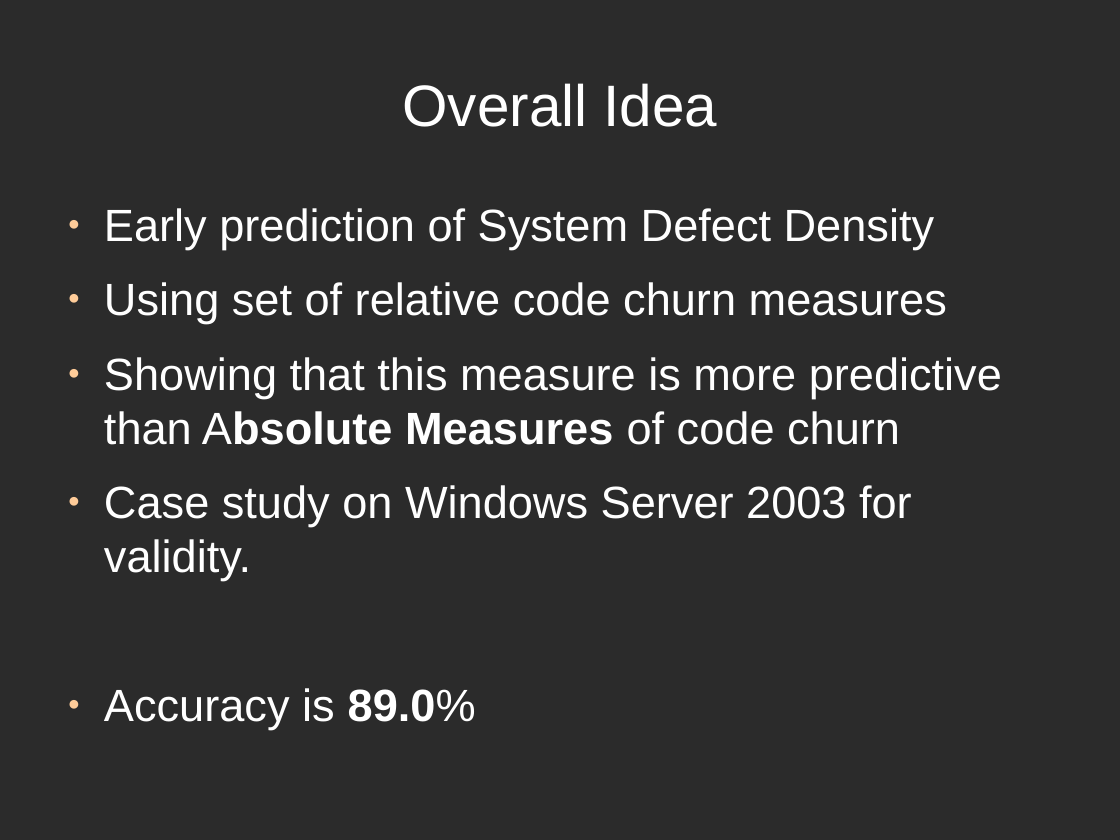
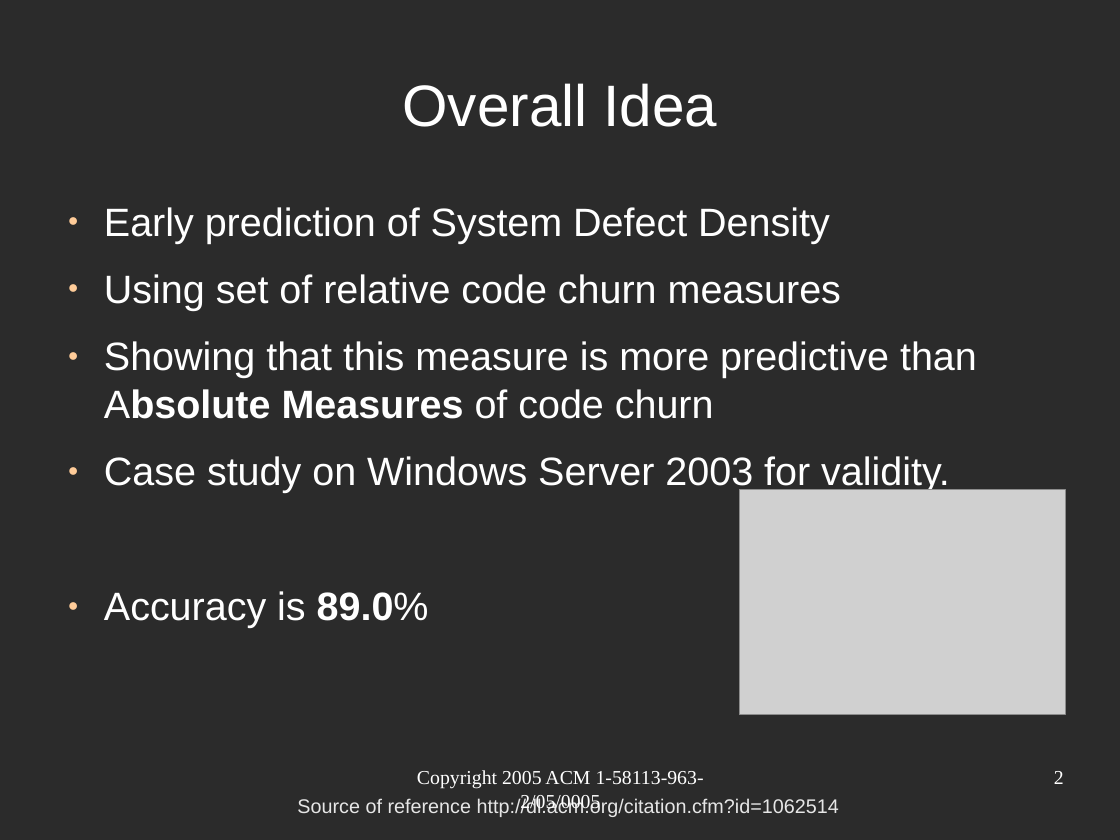
Before and after one commit to tajmilur-rahman/SOEN691D, a slide deck: slide 2 of presentation/Nagappan2005.odp. Drawn at 1120x840 pixels with LibreOffice and Linux fonts; fonts in the diff are those of the drawing; grey boxes stand for pictures; background and template pictures are left out; a plain dark background stands for a picture behind light text. Boxes give left, top, right and bottom in pixels: in the first picture for what was removed or moved away, otherwise in the second. Text is boxed around its words. In the diff, an @@ line names an element or a change of style, - is before the commit and + after.

```diff
--- a/presentation/Nagappan2005.odp
+++ b/presentation/Nagappan2005.odp
@@ text "Early prediction of System Defect ..." at [104, 207, 977, 628]: size 32 to 28 pt @@
@@ picture added at [740, 490, 1066, 714] @@
@@ text added at [417, 770, 704, 813], 14 pt, text #FFFFFF @@
+Copyright 2005 ACM 1-58113-963-2/05/0005
@@ page number added at [1054, 771, 1064, 784], 14 pt, text #FFFFFF @@
+2
@@ text added at [297, 797, 839, 817], 14 pt, text #E6E6E6 @@
+Source of reference http://dl.acm.org/citation.cfm?id=1062514
```
Also in this commit, not shown: 15 other slides changed, 1 other file.
